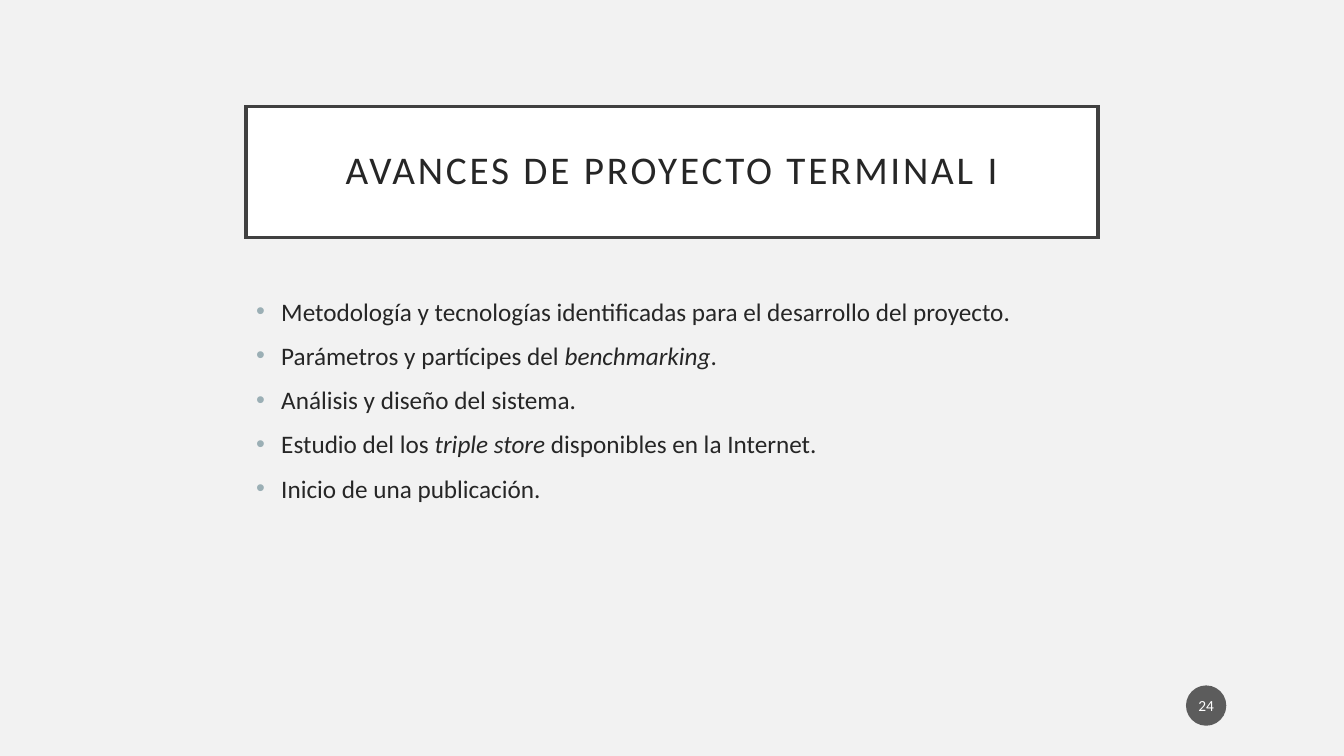
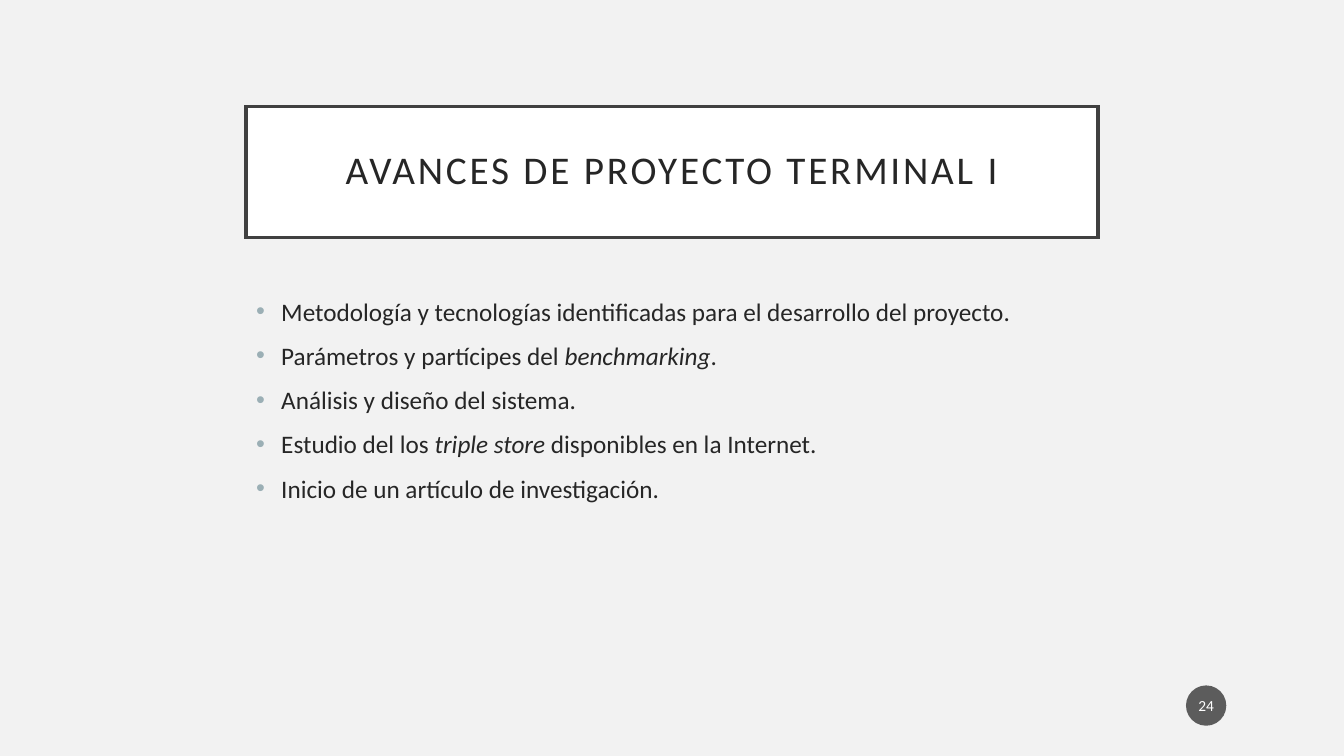
Before and after one commit to Osw1997/Proyecto-Terminal-1, a slide deck: slide 24 of Final/Presentacion.pptx. Drawn at 1344x756 pixels with LibreOffice and Linux fonts; fonts in the diff are those of the drawing. Boxes give left, top, right and bottom in pixels: in the first picture for what was removed or moved away, otherwise in the second. Text is boxed around its words. In the diff, an @@ line names an element or a change of style, - is before the commit and + after.

```diff
--- a/Final/Presentacion.pptx
+++ b/Final/Presentacion.pptx
@@ text at <box>281,480,659,503</box>: text changed @@
-• Inicio de una publicación.
+• Inicio de un artículo de investigación.
```
Also in this commit, not shown: 11 other slides changed, 10 slides added.
